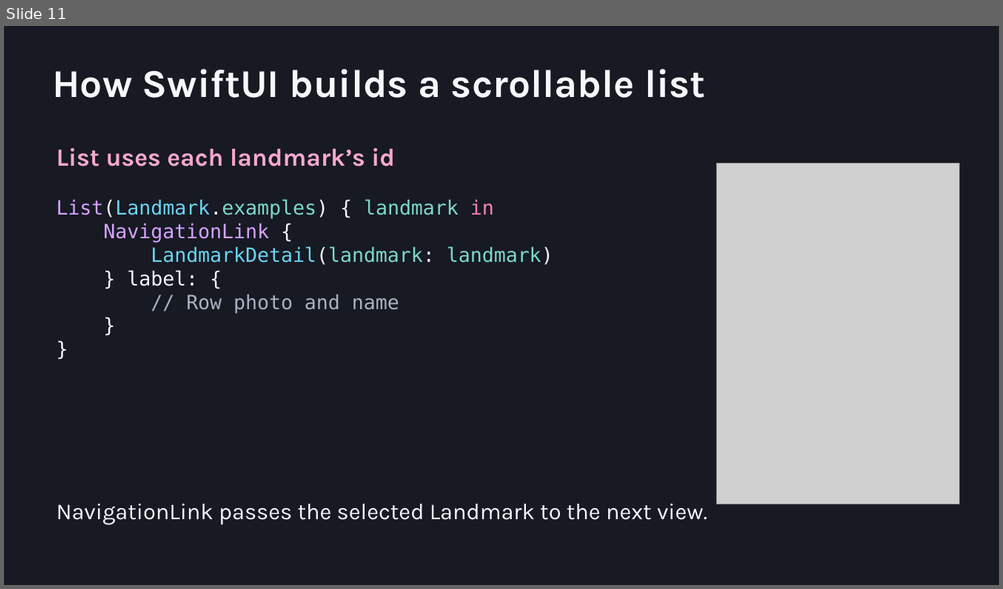
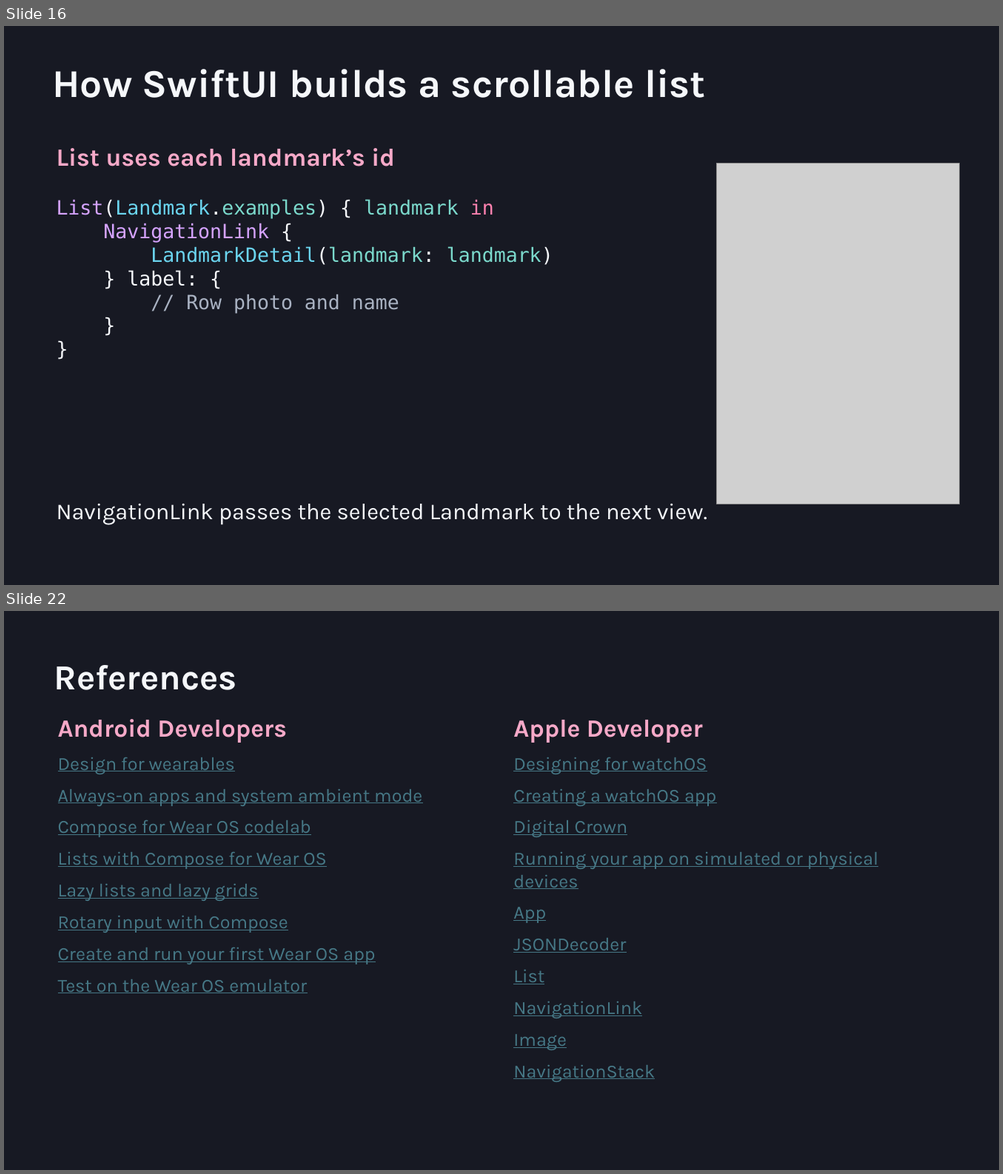
Before and after one commit to ms-Maryna/WearableAppDev, a slide deck: docs/slides/Wearable-App-Development.pptx. Shown one above the other, each under a label of ours: slide 11 before the commit, slides 16 and 22 after it; the slides between them are not shown. The pictures are 1003x589 and 1003x1174 pixels, drawn with LibreOffice and Linux fonts; fonts in the diff are those of the drawing; grey boxes stand for pictures. Boxes give left, top, right and bottom in pixels: in the first picture for what was removed or moved away, otherwise in the second. Text is boxed around its words. In the diff, an @@ line names an element or a change of style, - is before the commit and + after.

Commit message:
Unify the final wearable development presentation

```diff
--- a/docs/slides/Wearable-App-Development.pptx
+++ b/docs/slides/Wearable-App-Development.pptx
@@ slide 22 added at [4,611,999,1170], background #171923 @@
@@ text added at [54,665,237,690], 34 pt, text #F5F7FA, bold @@
+References
@@ text added at [58,719,422,994], 18 pt, text #467886, underline @@
+Android Developers
+Design for wearables
+Always-on apps and system ambient mode
+Compose for Wear OS codelab
+Lists with Compose for Wear OS
+Lazy lists and lazy grids
+Rotary input with Compose
+Create and run your first Wear OS app
+Test on the Wear OS emulator
@@ text added at [513,720,878,1082], 18 pt, text #467886, underline @@
+Apple Developer
+Designing for watchOS
+Creating a watchOS app
+Digital Crown
+Running your app on simulated or physical devices
+App
+JSONDecoder
+List
+NavigationLink
+Image
+NavigationStack
@@ what was slide 11 is now slide 16 @@
```
Also in this commit, not shown: 15 slides changed, 6 other slides added, 6 other files.
